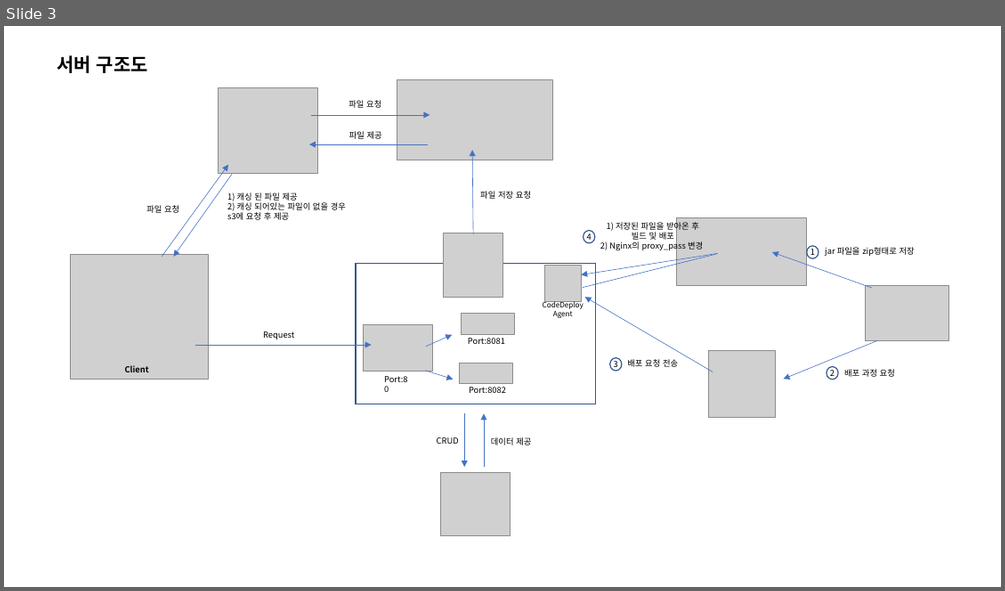
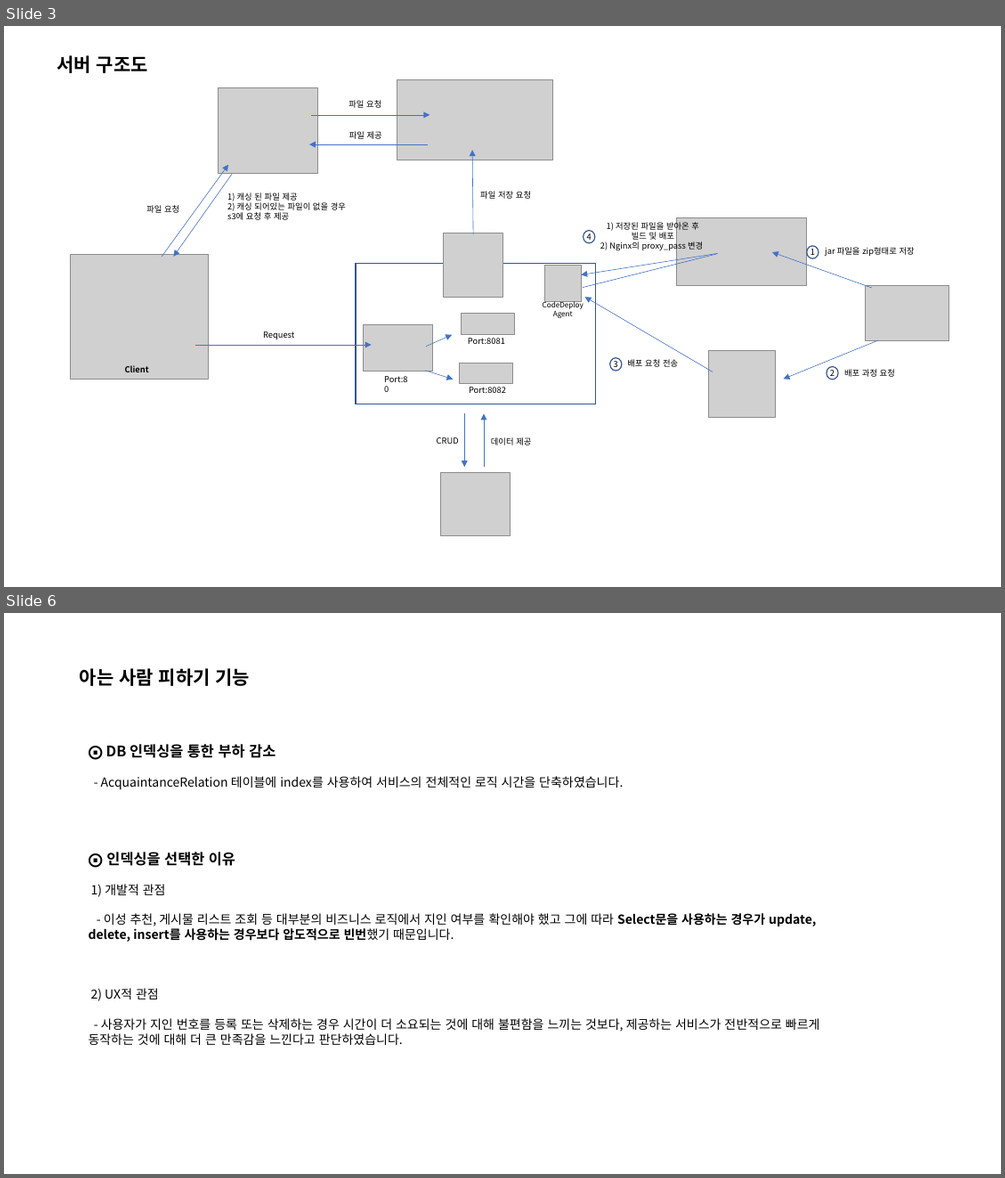
Before and after one commit to ohjinhokor/PortFolio, a slide deck: 오진호 포트폴리오.pptx. Shown one above the other, each under a label of ours: slide 3 before the commit, slides 3 and 6 after it; the slides between them are not shown. The pictures are 1005x591 and 1005x1178 pixels, drawn with LibreOffice and Linux fonts; fonts in the diff are those of the drawing; grey boxes stand for pictures; background and template pictures are left out. Boxes give left, top, right and bottom in pixels: in the first picture for what was removed or moved away, otherwise in the second. Text is boxed around its words. In the diff, an @@ line names an element or a change of style, - is before the commit and + after.

```diff
--- a/오진호 포트폴리오.pptx
+++ b/오진호 포트폴리오.pptx
@@ slide 6 added at (4,613,1001,1174), background #FFFFFF @@
@@ text added at (80,668,251,686), 18 pt, text #000000, bold @@
+아는 사람 피하기 기능
@@ text added at (89,744,820,1045), 12 pt, text #000000 @@
+⨀ DB 인덱싱을 통한 부하 감소
+- AcquaintanceRelation 테이블에 index를 사용하여 서비스의 전체적인 로직 시간을 단축하였습니다.
+⨀ 인덱싱을 선택한 이유
+1) 개발적 관점
+- 이성 추천, 게시물 리스트 조회 등 대부분의 비즈니스 로직에서 지인 여부를 확인해야 했고 그에 따라 Select문을 사용하는 경우가 update, delete, insert를 사용하는 경우보다 압도적으로 빈번했기 때문입니다.
+2) UX적 관점
+- 사용자가 지인 번호를 등록 또는 삭제하는 경우 시간이 더 소요되는 것에 대해 불편함을 느끼는 것보다, 제공하는 서비스가 전반적으로 빠르게 동작하는 것에 대해 더 큰 만족감을 느낀다고 판단하였습니다.
```
Also in this commit, not shown: 5 slides changed, 5 other slides added, 2 slides removed, 4 other files.
